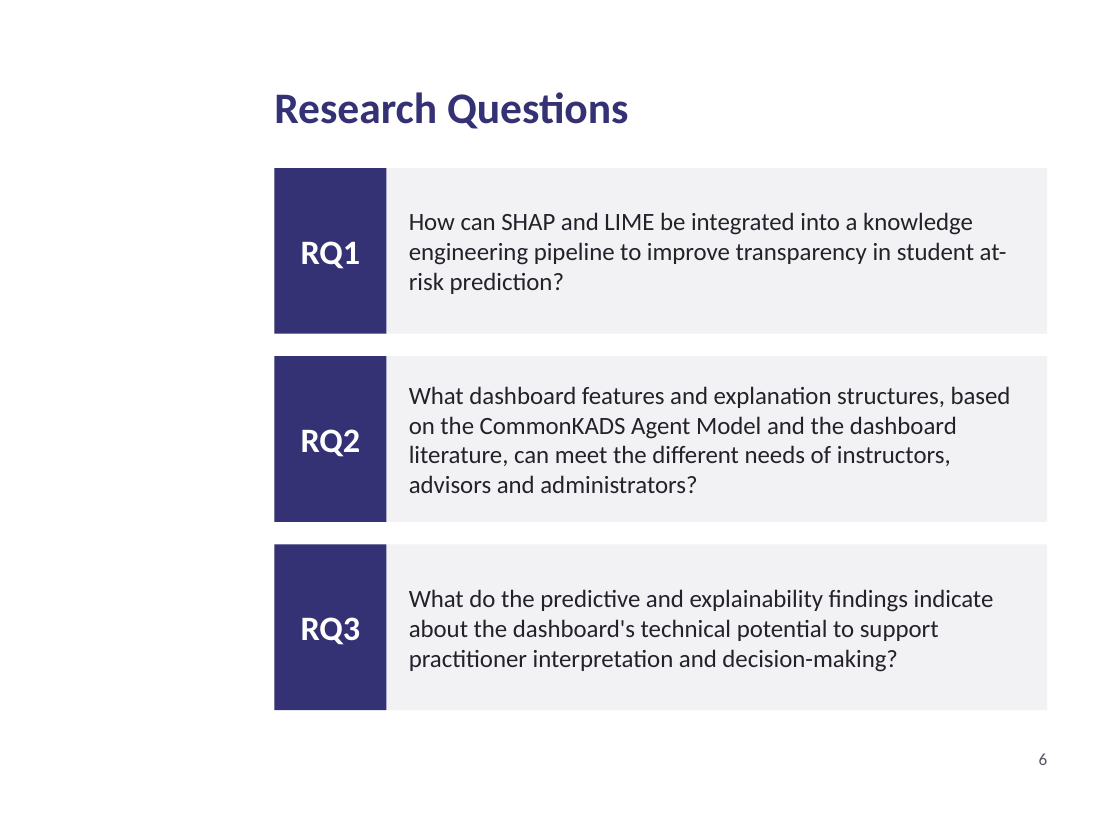
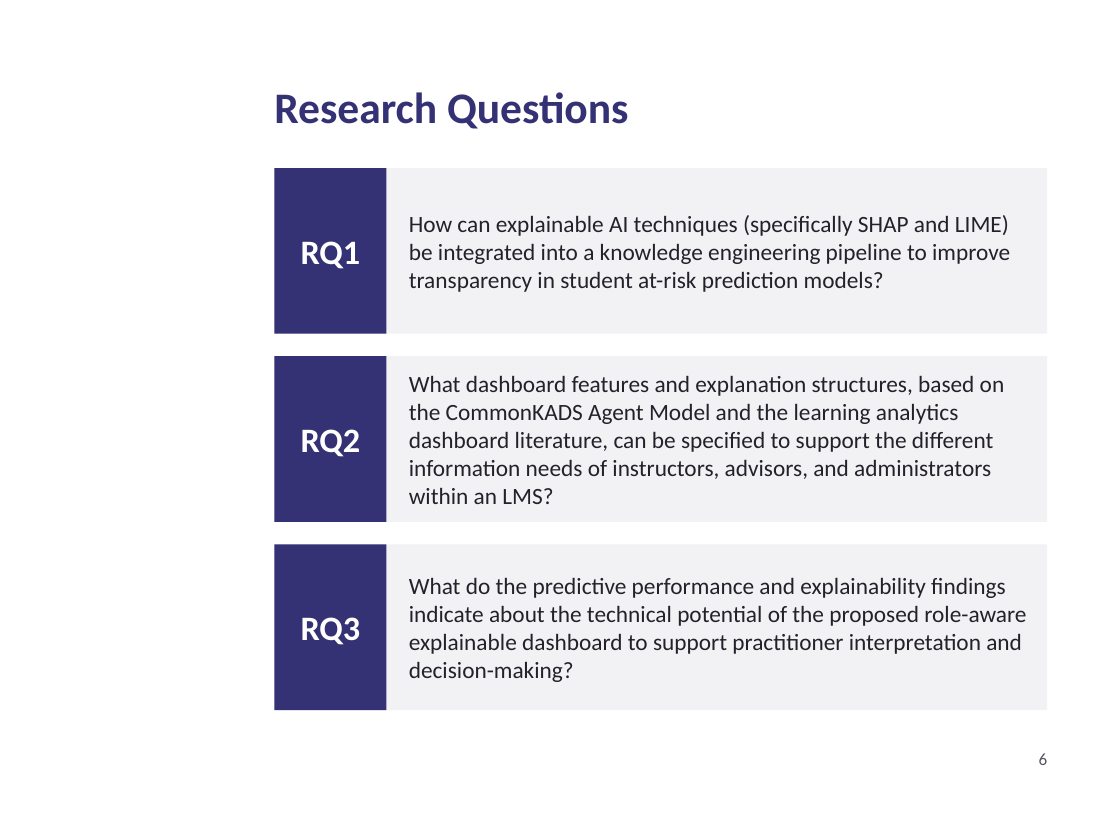
Before and after one commit to daniel-larry/python-run-result, a slide deck: slide 6 of Internal_Defense_Presentation.pptx. Drawn at 1120x840 pixels with LibreOffice and Linux fonts; fonts in the diff are those of the drawing; background and template pictures are left out. Boxes give left, top, right and bottom in pixels: in the first picture for what was removed or moved away, otherwise in the second. Text is boxed around its words. In the diff, an @@ line names an element or a change of style, - is before the commit and + after.

Commit message:
Defense deck: research questions worded exactly as in the thesis

```diff
--- a/Internal_Defense_Presentation.pptx
+++ b/Internal_Defense_Presentation.pptx
@@ text at [409, 215, 1010, 292]: text changed; size 16 to 15 pt @@
-How can SHAP and LIME be integrated into a knowledge engineering pipeline to improve transparency in student at-risk prediction?
+How can explainable AI techniques (specifically SHAP and LIME) be integrated into a knowledge engineering pipeline to improve transparency in student at-risk prediction models?
@@ text at [409, 376, 1005, 504]: text changed; size 16 to 15 pt @@
-What dashboard features and explanation structures, based on the CommonKADS Agent Model and the dashboard literature, can meet the different needs of instructors, advisors and administrators?
+What dashboard features and explanation structures, based on the CommonKADS Agent Model and the learning analytics dashboard literature, can be specified to support the different information needs of instructors, advisors, and administrators within an LMS?
@@ text at [409, 578, 1026, 682]: text changed; size 16 to 15 pt @@
-What do the predictive and explainability findings indicate about the dashboard's technical potential to support practitioner interpretation and decision-making?
+What do the predictive performance and explainability findings indicate about the technical potential of the proposed role-aware explainable dashboard to support practitioner interpretation and decision-making?
```
